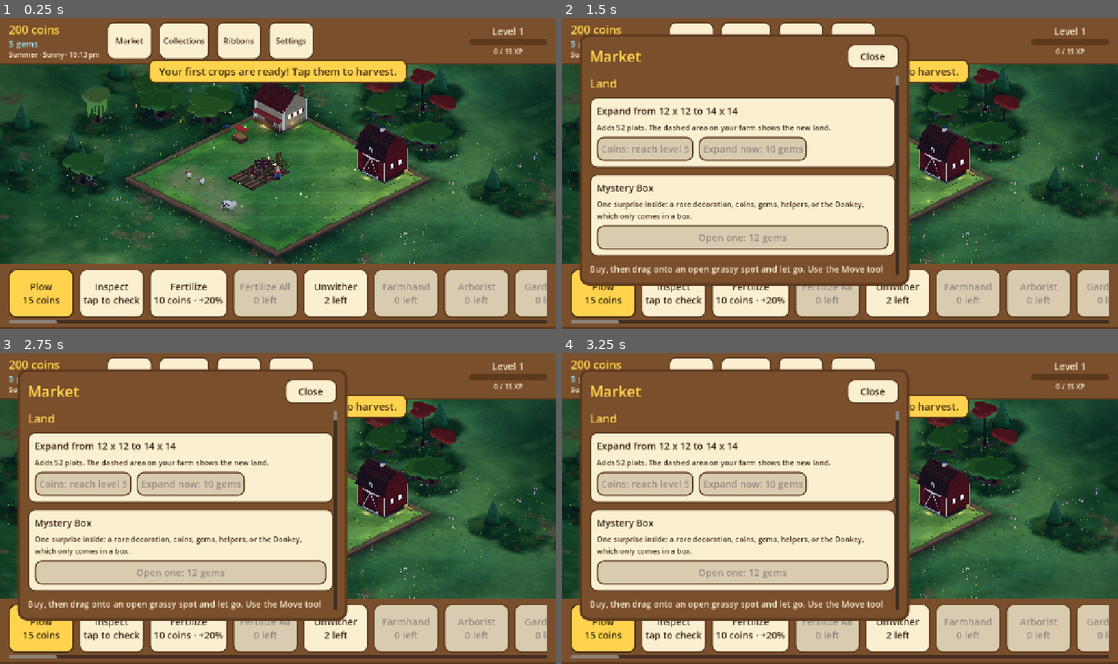
Above: before the commit, frames 1-4 (two rows, left to right).
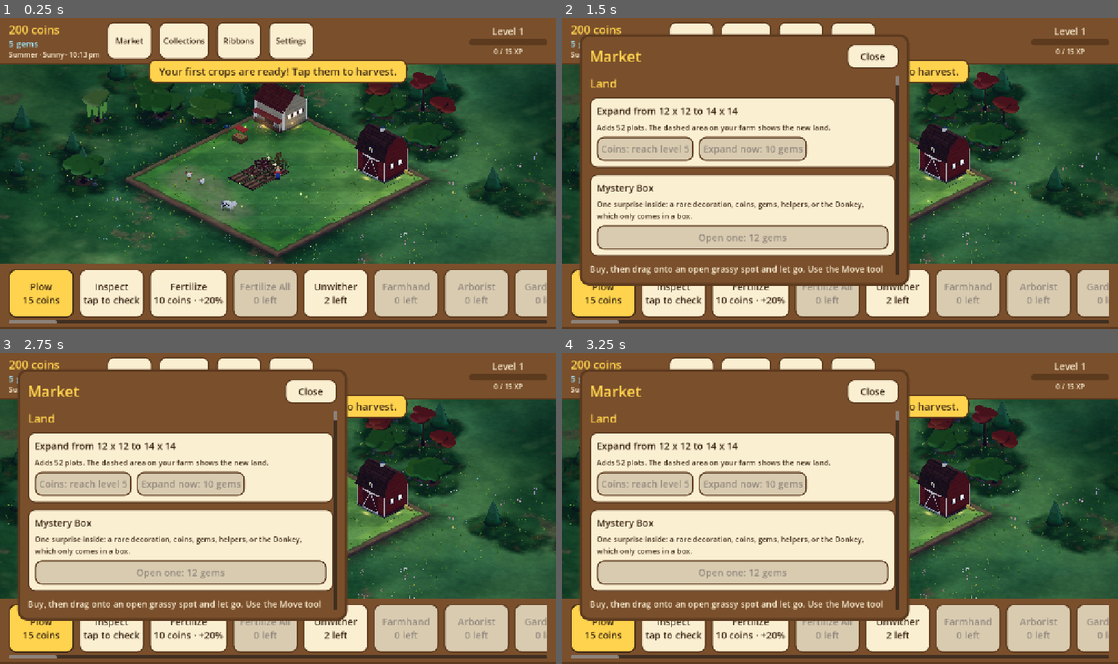
Above: after the commit, the same moments.

Repository: aniket-patra-1998/farm-game
Game: Godot game, scene res://scenes/main.tscn
The game is run twice, just before and just after one commit, with the same random seed, the same clock (stepped at 60 frames per second) and the same inputs.
Inputs:
- Up to frame 1 (0.25 s): no input
- Up to frame 2 (1.5 s): click "Market" at 0.5 s; click "Collections" at 1.25 s
- Up to frame 3 (2.75 s): click "Ribbons" at 2 s
- Up to frame 4 (3.25 s): click "Plow 15 coins" at 2.75 s

The runs differ from the first frame. In frame 1, 0.7% of the frame differs, in the area x 0-82%, y 15-52%; in frame 2, 0.4%; in frame 3, 0.5%; in frame 4, 0.5%.

Commit message:
Trees: shorter trunks under bigger crowns, banded light with leaf-sized mottle, deeper shade underneath
Co-Authored-By: Claude Sonnet 5.5 <noreply@anthropic.com>
Claude-Session: https://claude.ai/code/session_014fNSr1LTa4ZmUtF6K6voar

Diff:
--- a/data/tree_shapes.json
+++ b/data/tree_shapes.json
@@ -6,10 +6,10 @@
    "masses": 4,
    "reach": 0.55,
    "flat": 0.68,
-   "trunk_h": 0.46,
+   "trunk_h": 0.36,
    "trunk_r": 0.06,
-   "crown_r": 0.27,
-   "crown_h": 0.18,
+   "crown_r": 0.31,
+   "crown_h": 0.24,
    "clumps": 7,
    "leaf": "#5faa3c"
   },
@@ -19,10 +19,10 @@
    "mass": 0.56,
    "reach": 0.4,
    "flat": 1.0,
-   "trunk_h": 0.5,
+   "trunk_h": 0.42,
    "trunk_r": 0.055,
-   "crown_r": 0.21,
-   "crown_h": 0.4,
+   "crown_r": 0.25,
+   "crown_h": 0.42,
    "clumps": 8,
    "leaf": "#4f9f48"
   },
@@ -31,9 +31,9 @@
    "masses": 5,
    "reach": 0.72,
    "flat": 0.55,
-   "trunk_h": 0.36,
+   "trunk_h": 0.3,
    "trunk_r": 0.075,
-   "crown_r": 0.36,
+   "crown_r": 0.38,
    "crown_h": 0.16,
    "clumps": 10,
    "leaf": "#5a9a3c",
@@ -45,9 +45,9 @@
    "reach": 0.4,
    "mass": 0.64,
    "flat": 0.9,
-   "trunk_h": 0.3,
+   "trunk_h": 0.26,
    "trunk_r": 0.05,
-   "crown_r": 0.25,
+   "crown_r": 0.27,
    "crown_h": 0.3,
    "clumps": 12,
    "leaf": "#2f8a42",
@@ -58,7 +58,7 @@
    "masses": 4,
    "reach": 0.55,
    "flat": 0.75,
-   "trunk_h": 0.46,
+   "trunk_h": 0.4,
    "trunk_r": 0.07,
    "crown_r": 0.3,
    "crown_h": 0.2,
--- a/scripts/world3d/model_kit.gd
+++ b/scripts/world3d/model_kit.gd
@@ -17,6 +17,9 @@
 const BALL_SEGMENTS := 12
 const BALL_RINGS := 7
 const CANOPY_SEGMENTS := 24   # a canopy's grid: around
+const CANOPY_BANDS := 4.0     # steps of light on a canopy,
+const CANOPY_BANDING := 0.55  # how firmly it keeps to them (0: smooth)
+const CANOPY_MOTTLE := 0.1    # and how much leaf-sized patches vary it
 const CANOPY_RINGS := 12      # and up
 
 const CYLINDER_SIDES := 12
@@ -277,6 +280,10 @@
 			tone += w * tones[k]
 		verts[i] = d * radii * (1.0 + bump * (push - 0.35))
 		var light := clampf(0.45 + 0.4 * d.y + 0.42 * d.dot(sun) + tone + 0.08 * push, 0.0, 1.0)
+		# Painted, not smooth: light falls in a few soft bands, with a mottle of leaf-sized lighter and darker patches.
+		light = lerpf(light, roundf(light * CANOPY_BANDS) / CANOPY_BANDS, CANOPY_BANDING)
+		light = clampf(light + CANOPY_MOTTLE * sin(d.x * 11.0 + d.z * 5.0) * sin(d.y * 13.0 + d.x * 4.0)
+			* sin(d.z * 12.0 - d.y * 6.0), 0.0, 1.0)
 		colours[i] = shade.call(light)
 	# Smooth normals: the same point is one vertex (the seam of the sphere's grid is a pair) so no crease shows.
 	var idx: PackedInt32Array = arrays[Mesh.ARRAY_INDEX]
--- a/scripts/world3d/tree_model.gd
+++ b/scripts/world3d/tree_model.gd
@@ -220,7 +220,7 @@
 ## in the crown catch more light than the ones low down).
 static func _canopy(root: Node3D, at: Vector3, radii: Vector3, rng: RandomNumberGenerator, leaf: Color, sun: Vector3,
 		lift: float, lobes: int, bump: float, shine: float) -> void:
-	var shade := func(light: float) -> Color: return _shade(leaf, clampf(0.3 + light * 0.85 + lift * 0.5, 0.0, 1.0))
+	var shade := func(light: float) -> Color: return _shade(leaf, clampf(light * 1.1 + lift * 0.4 - 0.12, 0.0, 1.0))
 	ModelKit.canopy(root, at, radii, rng, shade, sun, lobes, bump, shine)
 
 
@@ -243,7 +243,7 @@
 static func _shade(leaf: Color, light: float) -> Color:
 	var h := leaf.h + lerpf(0.025, -0.03, light)
 	var s := clampf(maxf(leaf.s, MIN_LEAF_SATURATION) * lerpf(1.12, 0.88, light), 0.0, 1.0)
-	var v := clampf(leaf.v * lerpf(0.62, 1.5, light), 0.0, 1.0)
+	var v := clampf(leaf.v * lerpf(0.42, 1.5, light), 0.0, 1.0)
 	return Color.from_hsv(h, s, v)
 
 
